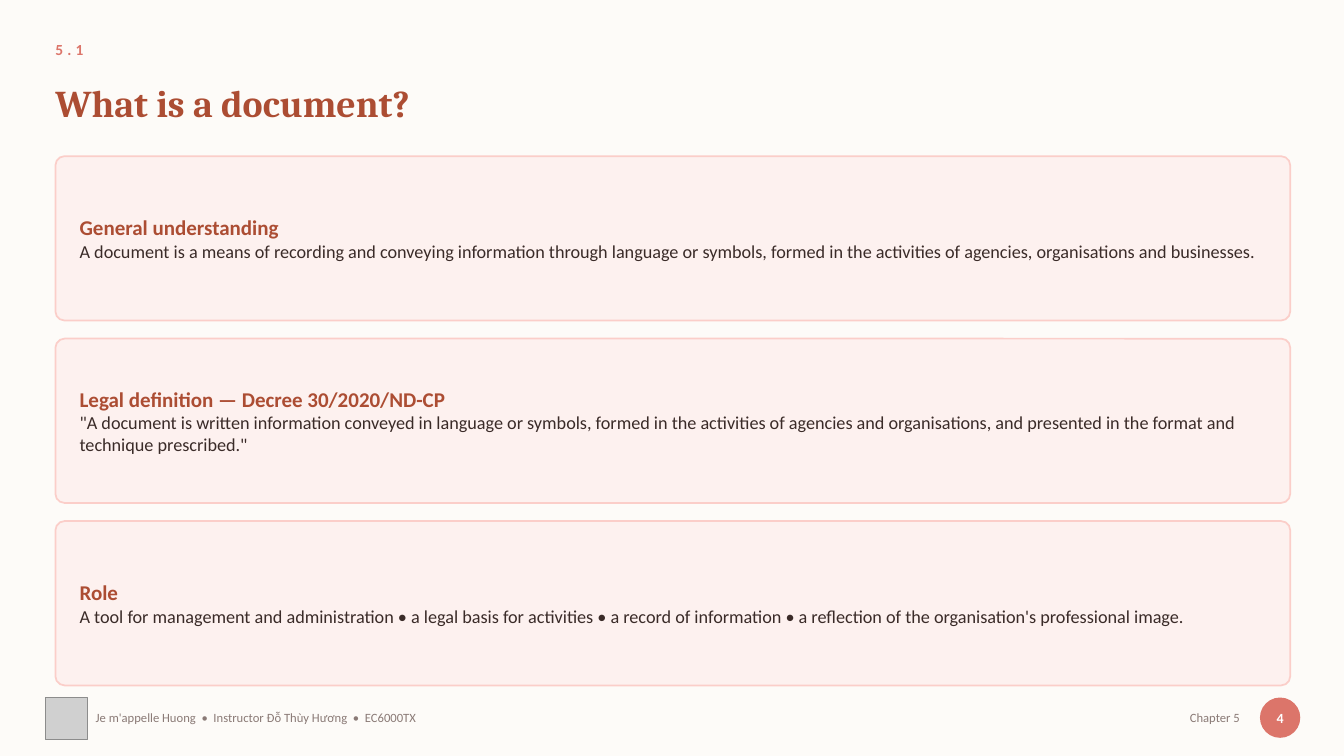
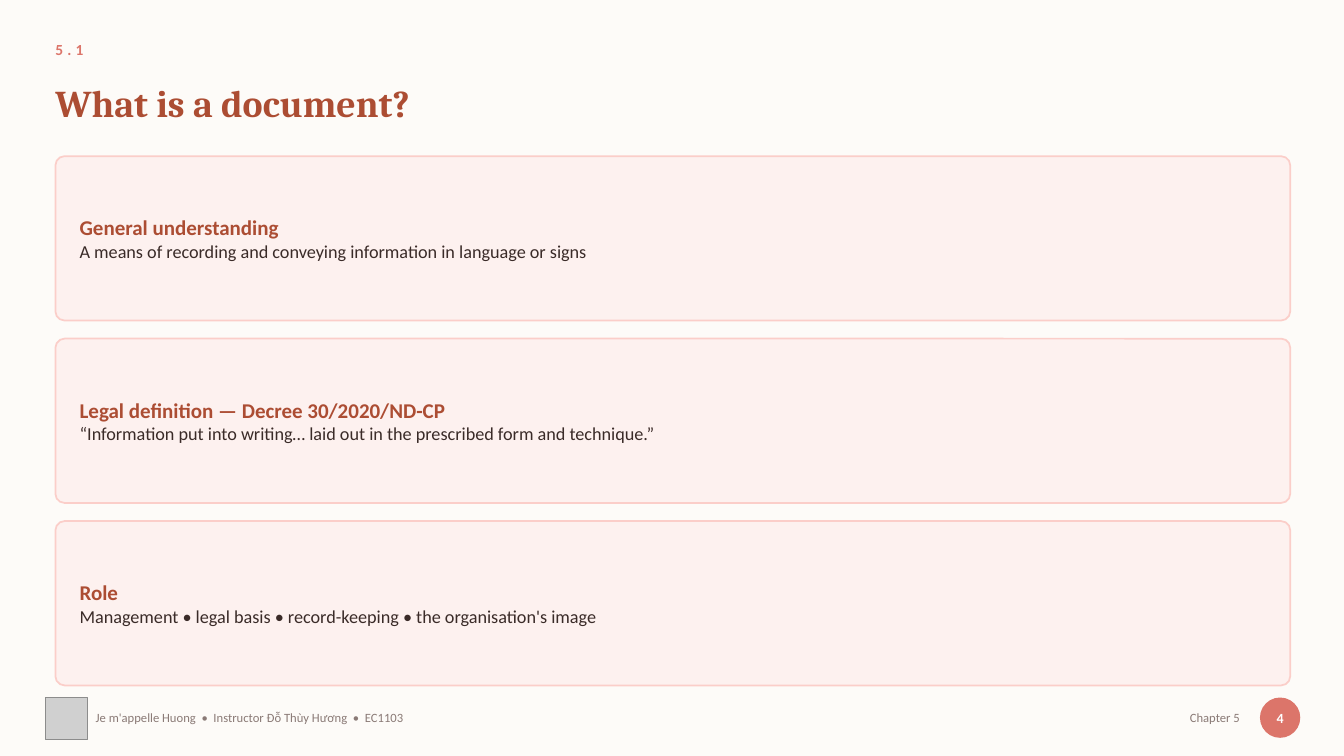
Before and after one commit to thuyhuongctu/ComDraft, a slide deck: slide 5 of slides/05-soan-thao-van-ban.en.pptx. Drawn at 1344x756 pixels with LibreOffice and Linux fonts; fonts in the diff are those of the drawing; grey boxes stand for pictures. Boxes give left, top, right and bottom in pixels: in the first picture for what was removed or moved away, otherwise in the second. Text is boxed around its words. In the diff, an @@ line names an element or a change of style, - is before the commit and + after.

```diff
--- a/slides/05-soan-thao-van-ban.en.pptx
+++ b/slides/05-soan-thao-van-ban.en.pptx
@@ text at (x1=80, y1=245, x2=586, y2=261): text changed @@
-A document is a means of recording and conveying information through language or symbols, formed in the activities of agencies, organisations and businesses.
+A means of recording and conveying information in language or signs
@@ text at (x1=80, y1=427, x2=655, y2=443): text changed @@
-"A document is written information conveyed in language or symbols, formed in the activities of agencies and organisations, and presented in the format and technique prescribed."
+“Information put into writing… laid out in the prescribed form and technique.”
@@ text at (x1=80, y1=610, x2=596, y2=626): text changed @@
-A tool for management and administration • a legal basis for activities • a record of information • a reflection of the organisation's professional image.
+Management • legal basis • record-keeping • the organisation's image
@@ text at (x1=96, y1=712, x2=403, y2=724): text changed @@
-Je m'appelle Huong • Instructor Đỗ Thùy Hương • EC6000TX
+Je m'appelle Huong • Instructor Đỗ Thùy Hương • EC1103
```
Also in this commit, not shown: 20 other slides changed, 42 other files.
